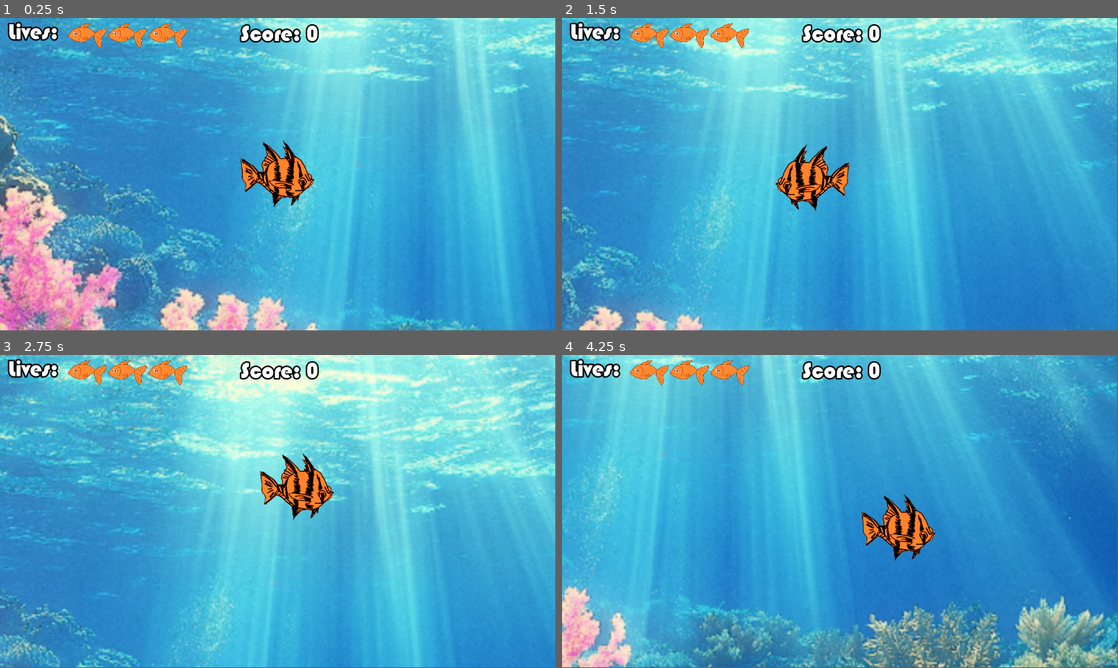
Above: before the commit, frames 1-4 (two rows, left to right).
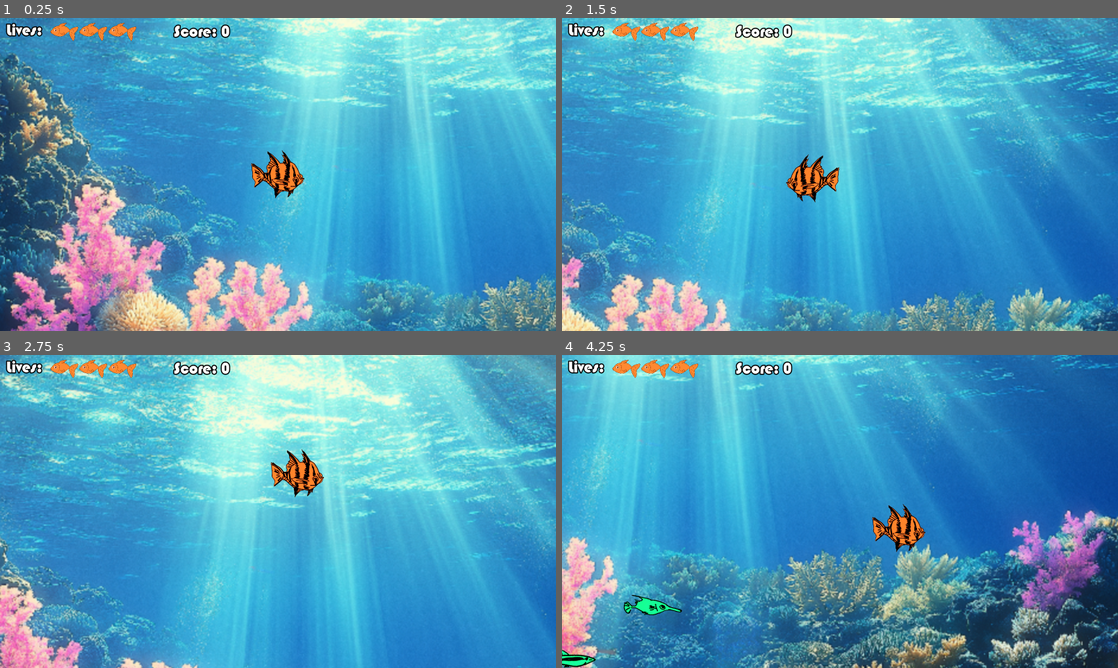
Above: after the commit, the same moments.

Repository: cpbarrett9/fish-game
Game: Godot game, scene res://Scenes/Levels/main.tscn
Same seed, same stepped clock (60 frames per second), same inputs: the game is played once before the commit and once after it.
Inputs (mouse positions are in pixels of both pictures, inside the frame that each line leads up to):
- Up to frame 1 (0.25 s): no input
- Up to frame 2 (1.5 s): tap Enter at 0.5 s; move the mouse to (962, 158) at 0.52 s; move the mouse to (728, 190) at 1.27 s
- Up to frame 3 (2.75 s): move the mouse to (333, 442) at 2.02 s
- Up to frame 4 (4.25 s): move the mouse to (812, 574) at 2.77 s; move the mouse to (1006, 558) at 3.52 s
The window is 799x449 before the commit and 800x450 after it. Grey fills any space a smaller window leaves; there, only what the larger window draws over its background counts as a difference.

The runs differ from the first frame. In frame 1, 55% of the frame differs, in the area x 0-100%, y 0-100%; in frame 2, 51%; in frame 3, 47%; in frame 4, 70%.

Commit message:
Set a fixed resolution (1600x900) and game resets on game over

Diff:
--- a/Scenes/Levels/main.tscn
+++ b/Scenes/Levels/main.tscn
@@ -63,6 +63,7 @@
 limit_top = 0
 limit_right = 1696
 limit_bottom = 951
+limit_smoothed = true
 position_smoothing_enabled = true
 
 [node name="NPC_Fish" type="Area2D" parent="."]
@@ -79,10 +80,10 @@
 [node name="UI" type="CanvasLayer" parent="."]
 
 [node name="ScoreLabel" type="Label" parent="UI"]
-offset_left = 499.0
-offset_top = 7.0
-offset_right = 640.0
-offset_bottom = 72.0
+offset_left = 500.0
+offset_top = 13.0
+offset_right = 641.0
+offset_bottom = 78.0
 theme_override_colors/font_shadow_color = Color(0, 0, 0, 1)
 theme_override_colors/font_outline_color = Color(0, 0, 0, 1)
 theme_override_constants/shadow_offset_x = 1
@@ -96,10 +97,10 @@
 script = ExtResource("10_asd15")
 
 [node name="LivesLabel" type="Label" parent="UI"]
-offset_left = 4.0
-offset_top = 3.0
-offset_right = 145.0
-offset_bottom = 68.0
+offset_left = 5.0
+offset_top = 9.0
+offset_right = 146.0
+offset_bottom = 74.0
 theme_override_colors/font_shadow_color = Color(0, 0, 0, 1)
 theme_override_colors/font_outline_color = Color(0, 0, 0, 1)
 theme_override_constants/shadow_offset_x = 1
@@ -113,7 +114,7 @@
 script = ExtResource("9_5sf7f")
 
 [node name="3Lives" parent="UI" instance=ExtResource("11_0iqpd")]
-position = Vector2(181, 37)
+position = Vector2(185, 40)
 
 [node name="Transition" type="CanvasLayer" parent="."]
 visible = false
--- a/Scripts/main.gd
+++ b/Scripts/main.gd
@@ -15,6 +15,9 @@
 func _process(delta: float) -> void:
 	pass
 
+func reload_current_scene():
+	var current_scene = get_tree().current_scene
+	get_tree().change_scene_to_file(current_scene.scene_file_path)
 
 func getScore() -> int:
 	return score
--- a/Scripts/player_fish.gd
+++ b/Scripts/player_fish.gd
@@ -1,6 +1,6 @@
 extends CharacterBody2D
 
-@export var 		speed: float = 5.0  # Higher = faster follow
+@export var 	speed: float = 5.0  # Higher = faster follow
 @onready var 	sprite = $Sprite2D
 @onready var 	size: int = 1
 @onready var 	node_main: Node = get_node("/root/Main")
@@ -79,7 +79,7 @@
 		node_main.numLives -= 1
 
 		if node_main.numLives >= 0: # Repsawn if lives remain
-			await get_tree().create_timer(3).timeout # Wait 3 seconds, then run RESPAWN code:
+			await get_tree().create_timer(2).timeout # Wait 2 seconds, then run RESPAWN code:
 
 			# Reset score to last threshold achieved:
 			if node_main.getScore() > scoreForLarge : node_main.setScore(scoreForLarge)
@@ -97,4 +97,6 @@
 
 		else: # If not, then game over for real
 			transition.doFadeIn()
+			await get_tree().create_timer(3).timeout
+			node_main.reload_current_scene()
 			print("Game Over!")
--- a/project.godot
+++ b/project.godot
@@ -15,6 +15,12 @@
 config/features=PackedStringArray("4.5", "Forward Plus")
 config/icon="res://icon.svg"
 
+[display]
+
+window/size/viewport_width=1600
+window/size/viewport_height=900
+window/stretch/mode="viewport"
+
 [input]
 
 left_click={
